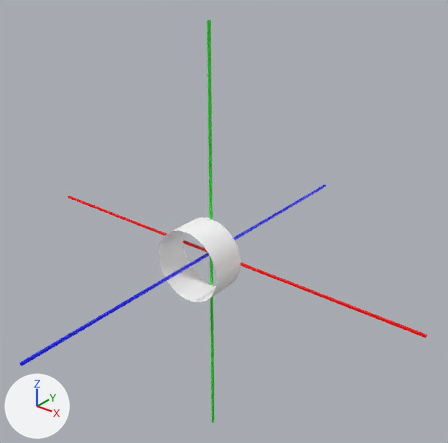
The glTF model modelos/Cilindro.glb: old version first, new version second.
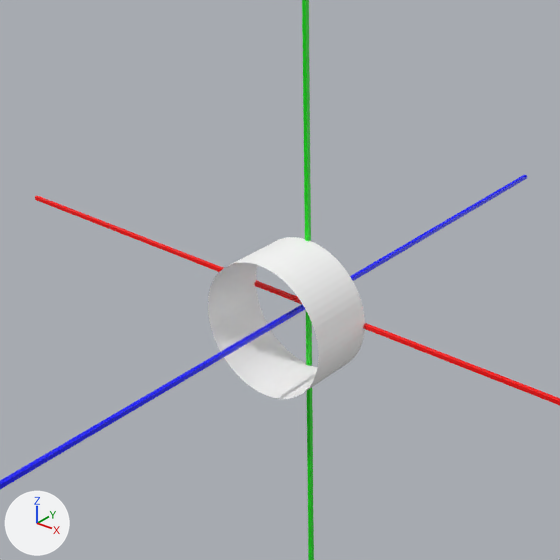
Each version appears first whole from a camera (50 mm lens) standing at (9.45, -11.27, 8.04) and looking at (0.04, 0.5, 0.75), and next in a close-up on the part from 11% to 77% of the width and 21% to 87% of the height. The lights are fixed; the arrows at lower left show +X, +Y and +Z. Where no turn or scale is listed for an object, it has been applied to the vertices.

The scene before the commit, as lines of its bpy script (objects in view):
```python
me_geometry_0 = bpy.data.meshes.new('geometry_0')
me_geometry_0.from_pydata(...)  # a box spanning x -6.0..6.0, y -0.03..0.03, z -0.03..0.03
me_geometry_0.materials.append(mat_defaultmaterial)
me_geometry_1 = bpy.data.meshes.new('geometry_1')
me_geometry_1.from_pydata(...)  # a box spanning x -0.03..0.03, y -0.03..0.03, z -6.0..6.0
me_geometry_1.materials.append(mat_defaultmaterial_001)
me_geometry_3 = bpy.data.meshes.new('geometry_3')
me_geometry_3.from_pydata(...)  # 128 vertices, 128 faces; spans x -1.0..1.0, y -1.0..0.0, z -1.0..1.0
me_geometry_3.materials.append(mat_defaultmaterial_003)
ob_geometry_0 = bpy.data.objects.new('geometry_0', me_geometry_0)
ob_geometry_0.location = (0.0, 0.0, 0.0)
ob_geometry_1 = bpy.data.objects.new('geometry_1', me_geometry_1)
ob_geometry_1.location = (0.0, 0.0, 0.0)
ob_geometry_3 = bpy.data.objects.new('geometry_3', me_geometry_3)
ob_geometry_3.location = (0.0, 0.0, 0.0)
# also in view: 'geometry_2' at (0.0, 0.0, 0.0)
```
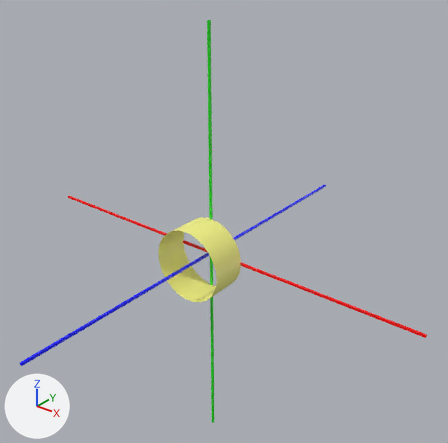
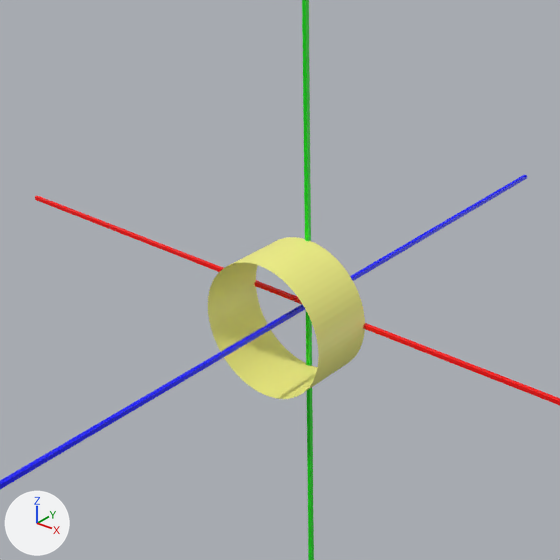
The change, as a diff of the scene's bpy script:
```diff
--- a/modelos/Cilindro.glb.py
+++ b/modelos/Cilindro.glb.py
@@ me_geometry_3 @@
 me_geometry_3.from_pydata(...)  # 128 vertices, 128 faces; spans x -1.0..1.0, y -1.0..0.0, z -1.0..1.0
 # used by ob_geometry_3; location = (0.0, 0.0, 0.0)
+# me_geometry_3 part 1: 128 faces centred in x -1.0..1.0, y -0.67..-0.33, z -1.0..1.0 are repainted in the vertex colours; the middle colour goes from white #ffffff to yellow #f6f587
 me_geometry_3.materials.append(mat_defaultmaterial_003)
```

What differs and where, as boxes [x1, y1, x2, y2] in the close-ups (560 x 560 px):
part 1 of me_geometry_3, recoloured (white to yellow)
    both: [208, 237, 365, 399]
